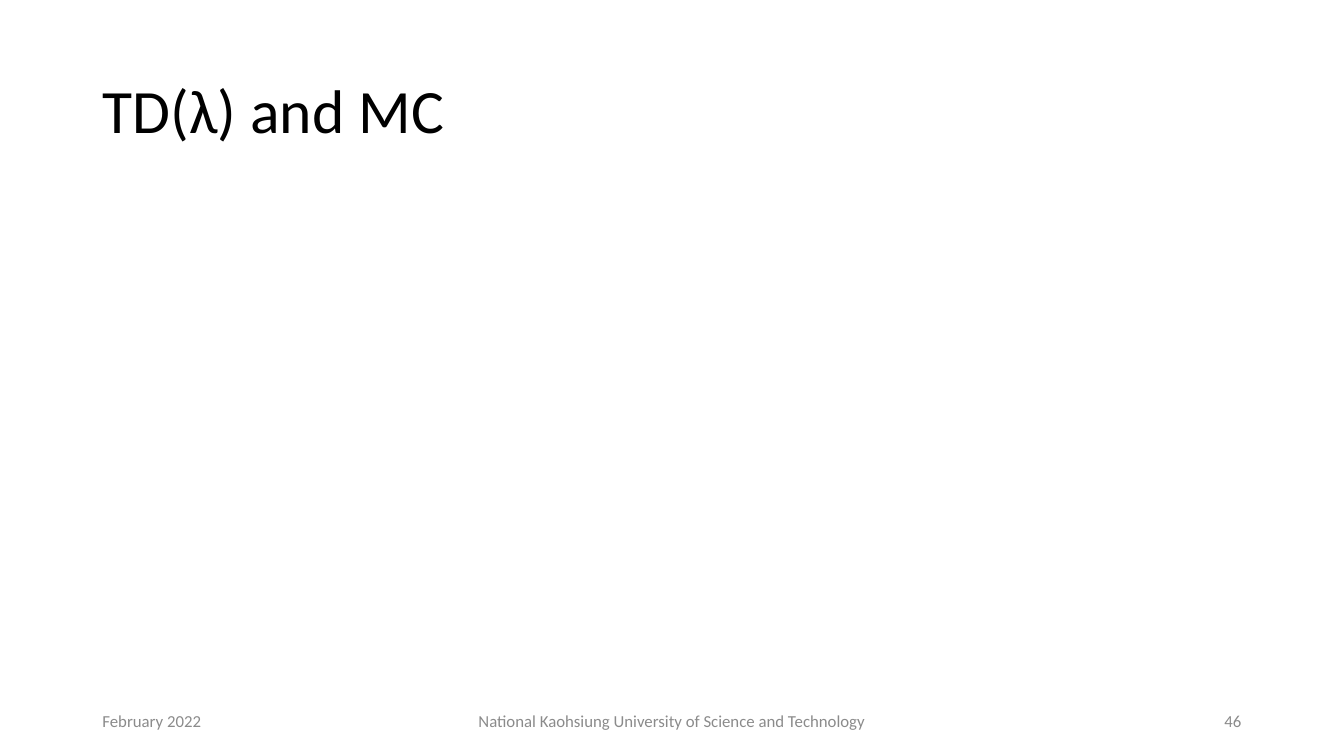
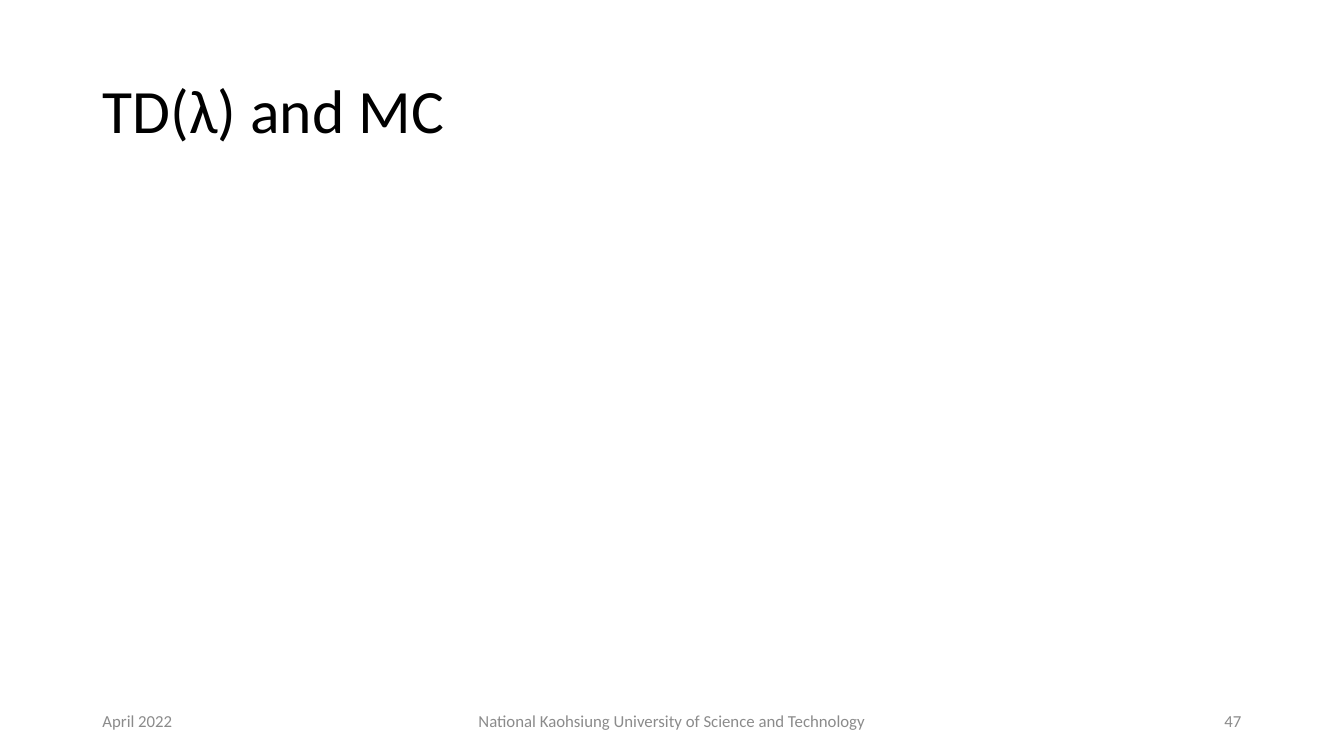
Before and after one commit to chiayisu/chiayisu.github.io, a slide deck: slide 47 of files/course_material/2022_Spring/PPT/Lecture4.pptx (slide 46 before the commit). Drawn at 1344x756 pixels with LibreOffice and Linux fonts; fonts in the diff are those of the drawing; grey boxes stand for pictures. Boxes give left, top, right and bottom in pixels: in the first picture for what was removed or moved away, otherwise in the second. Text is boxed around its words. In the diff, an @@ line names an element or a change of style, - is before the commit and + after.

```diff
--- a/files/course_material/2022_Spring/PPT/Lecture4.pptx
+++ b/files/course_material/2022_Spring/PPT/Lecture4.pptx
@@ text at (102,715,172,730): text changed @@
-February 2022
+April 2022
@@ page number at (1224,716,1241,727): text changed @@
-46
+47
```
Also in this commit, not shown: 47 other slides changed, 1 slide added.
